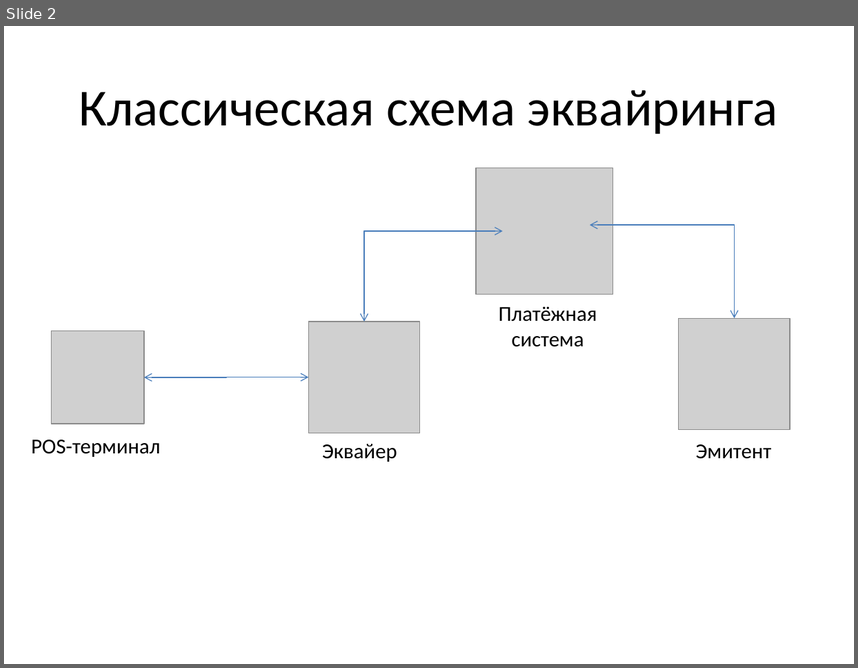
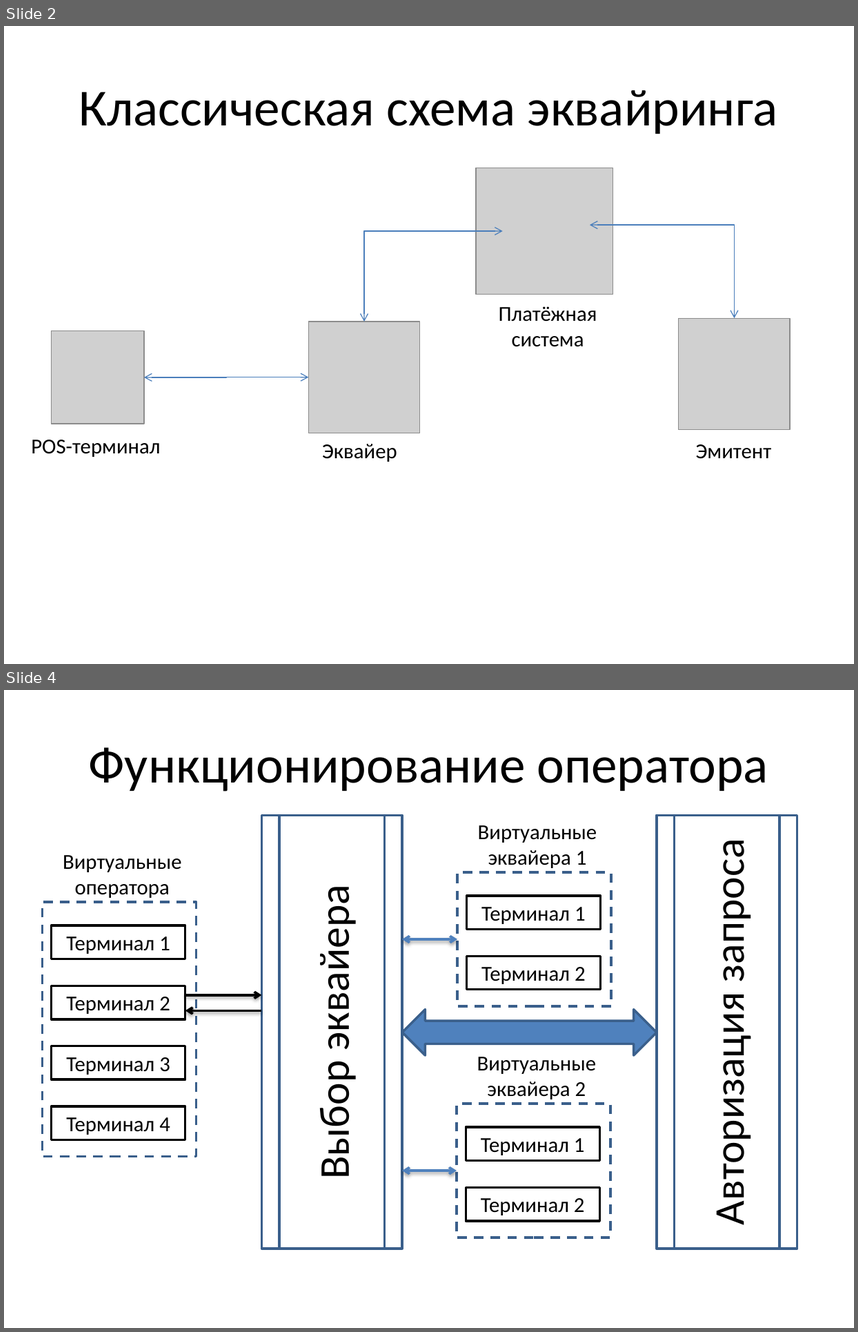
Before and after one commit to urgal/scft, a slide deck: Docs/Презентация решения.pptx. Shown one above the other, each under a label of ours: slide 2 before the commit, slides 2 and 4 after it; the slides between them are not shown. The pictures are 858x668 and 858x1332 pixels, drawn with LibreOffice and Linux fonts; fonts in the diff are those of the drawing; grey boxes stand for pictures. Boxes give left, top, right and bottom in pixels: in the first picture for what was removed or moved away, otherwise in the second. Text is boxed around its words. In the diff, an @@ line names an element or a change of style, - is before the commit and + after.

```diff
--- a/Docs/Презентация решения.pptx
+++ b/Docs/Презентация решения.pptx
@@ slide 4 added at box(4, 690, 854, 1328), background #FFFFFF @@
@@ title added at box(89, 747, 769, 791), 44 pt, text #000000 @@
+Функционирование оператора
@@ flow chart predefined process added at box(261, 815, 402, 1248), outline #3A5F8C 2 pt, 36 pt, text #000000 @@
+Выбор эквайера
@@ flow chart predefined process added at box(657, 815, 797, 1248), outline #3A5F8C 2 pt, 36 pt, text #000000 @@
+Авторизация запроса
@@ group added at box(42, 855, 196, 1156): 5 rectangles, 1 text @@
+Терминал 1
+Терминал 2
+Терминал 3
+Терминал 4
+Виртуальные
+оператора
@@ double arrow added from (457, 939) to (403, 939), #4F81BD 2 pt @@
@@ arrow added from (185, 995) to (261, 995), #000000 2 pt @@
@@ arrow added from (261, 1010) to (185, 1010), #000000 2 pt @@
@@ left right arrow added at box(403, 1009, 657, 1056), fill #4F81BD, outline #3A5F8C 2 pt @@
@@ group added at box(456, 825, 611, 1236): 6 rectangles, 2 texts @@
+Терминал 1
+Терминал 2
+Виртуальные
+эквайера 1
+Терминал 1
+Терминал 2
+Виртуальные
+эквайера 2
@@ double arrow added from (456, 1170) to (403, 1170), #4F81BD 2 pt @@
```
Also in this commit, not shown: 1 slide changed.
